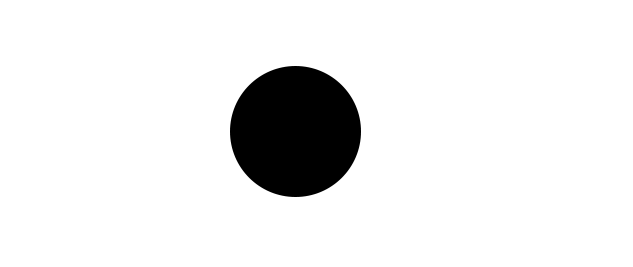
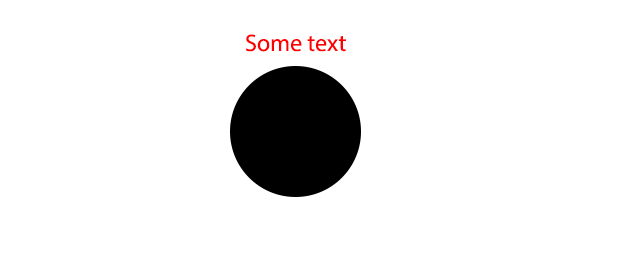
Before/after of a 633x267 layered artwork. What changed in the layer stack:
added layer "Some text" above "Elipse 1" over left=246, top=34, right=346, bottom=52
